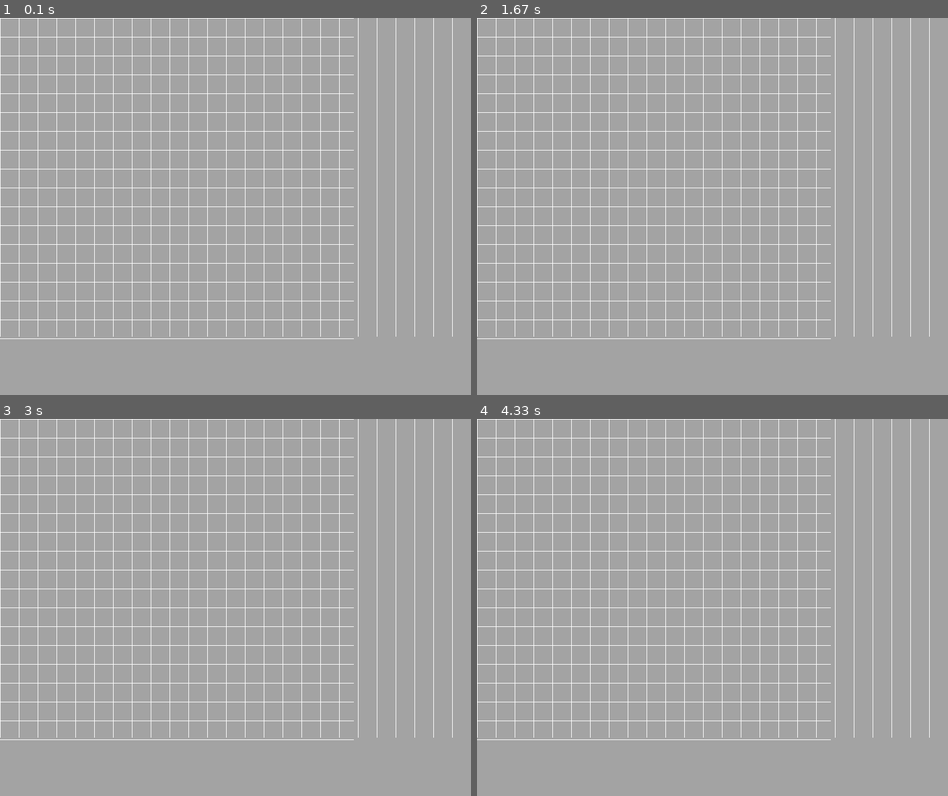
Above: before the commit, frames 1-4 (two rows, left to right).
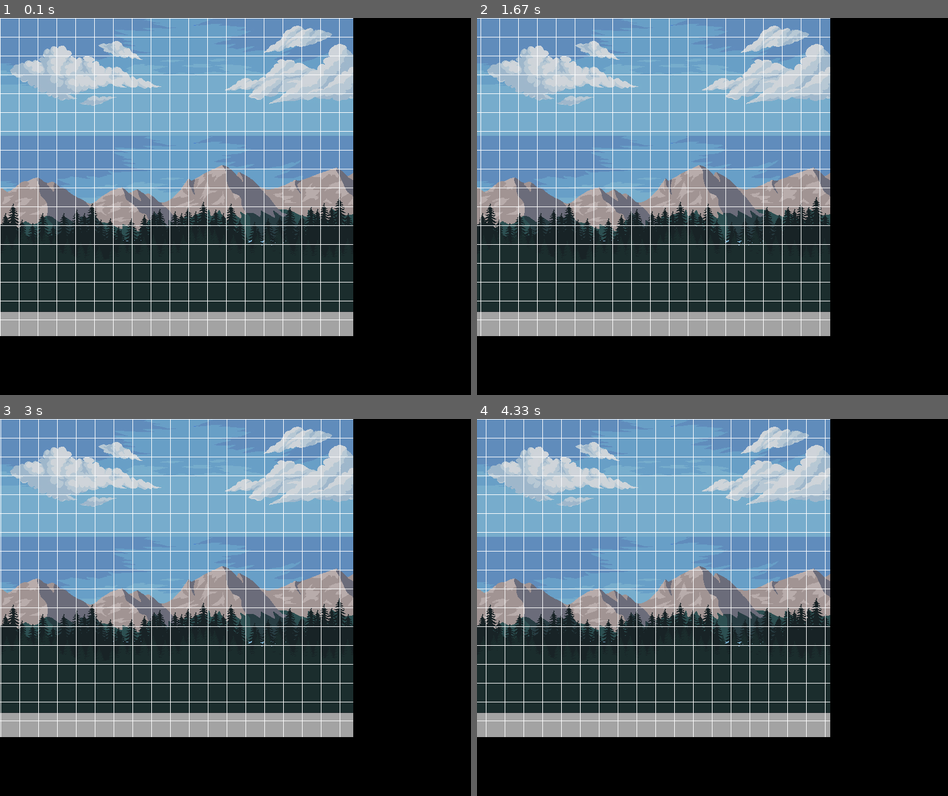
Above: after the commit, the same moments.

Repository: Mitasiek/SobotaPYGAME
Game: pygame game, started from main.py
Same seed, same stepped clock (60 frames per second), same inputs: the game is played once before the commit and once after it.
Inputs:
- Up to frame 1 (0.1 s): no input
- Up to frame 2 (1.67 s): hold Right 0.33-0.8 s; hold Right 0.83-1.3 s; hold Left from 1.33 s (still down)
- Up to frame 3 (3 s): release Left at 1.87 s; hold Left 1.9-2.3 s; hold Right 2.33-2.97 s
- Up to frame 4 (4.33 s): hold Left 3-3.47 s; hold Right 3.5-3.97 s; hold Right from 4 s (still down)

The runs differ from the first frame. In frame 1, 87% of the frame differs, in the area x 0-100%, y 0-100%; in frame 2, 90%; in frame 3, 90%; in frame 4, 90%.

Commit message:
zajecia 08.05.2021

Diff:
--- a/State/EditorState/editor.py
+++ b/State/EditorState/editor.py
@@ -11,12 +11,29 @@
         self.ROWS = (self.game.DISPLAY_WIDTH - self.SIDEMARGIN) // self.TILESIZE
         self.scrollLeft = False
         self.scrollRight = False
+        self.scroll = 0
+        self.scrollSpeed = 1
         self.keyBackspace = False
+        self.cloudImage = pygame.image.load('./Sprites/Background/sky_cloud.png').convert_alpha()
+        self.skyImage = pygame.image.load('./Sprites/Background/sky.png').convert_alpha()
+        self.skyRect = self.skyImage.get_rect()
+        self.mountainImage = pygame.image.load('./Sprites/Background/mountain2.png').convert_alpha()
+        self.mountainRect = self.mountainImage.get_rect()
+        self.pineForestImg1 = pygame.image.load('./Sprites/Background/pine2.png').convert_alpha()
+        self.pineRect1 = self.pineForestImg1.get_rect()
+        self.pineForestImg2 = pygame.image.load('./Sprites/Background/pine1.png').convert_alpha()
+        self.pineRect2 = self.pineForestImg2.get_rect()
+
     def ResetKeys(self):
         self.keyBackspace = False
     def CheckInput(self):
         if (self.keyBackspace):
             print("Backspace")
+        if (self.scrollLeft):
+            self.scroll -= 5 * self.scrollSpeed
+        if (self.scrollRight):
+            self.scroll += 5 * self.scrollSpeed
+
     def UpdateEvents(self):
         for event in pygame.event.get():
             if event.type == pygame.QUIT:
@@ -26,19 +43,39 @@
                 if event.key == pygame.K_BACKSPACE:
                     self.keyBackspace = True
                     print(self.keyBackspace)
+                if event.key == pygame.K_LEFT:
+                    self.scrollLeft = True
+                if event.key == pygame.K_RIGHT:
+                    self.scrollRight = True
+            if event.type == pygame.KEYUP:
+                if event.key == pygame.K_LEFT:
+                    self.scrollLeft = False
+                if event.key == pygame.K_RIGHT:
+                    self.scrollRight = False
     def Update(self):
         self.UpdateEvents()
         self.CheckInput()
         self.ResetKeys()
         pygame.display.update()
+    def DrawBg(self):
+        self.game.display.fill(self.game.COLORS["gray"])
+        self.game.display.blit(self.cloudImage, self.cloudImage.get_rect())
+        self.game.display.blit(self.skyImage, (self.skyRect.x, self.skyRect.y + 200))
+        self.game.display.blit(self.mountainImage, (self.mountainRect.x, self.mountainRect.y + 250))
+        self.game.display.blit(self.pineForestImg1, (self.pineRect1.x, self.pineRect1.y + 300))
+        self.game.display.blit(self.pineForestImg2, (self.pineRect2.x, self.pineRect1.y + 350))
     def DrawGrid(self):
         for i in range(self.COLS):
-            pygame.draw.line(self.game.display,self.game.COLORS["white"],(i * self.TILESIZE,0),(i*self.TILESIZE,self.game.DISPLAY_HEIGHT- self.LOWERMARGIN))
+            pygame.draw.line(self.game.display,self.game.COLORS["white"],(i * self.TILESIZE - self.scroll,0),(i*self.TILESIZE - self.scroll,self.game.DISPLAY_HEIGHT- self.LOWERMARGIN))
         for i in range(self.ROWS):
             pygame.draw.line(self.game.display,self.game.COLORS["white"],(0,i * self.TILESIZE),(self.game.DISPLAY_WIDTH - self.SIDEMARGIN,i * self.TILESIZE))
+    def DrawEditorPanel(self):
+        pygame.draw.rect(self.game.display,self.game.COLORS['black'],(self.game.DISPLAY_WIDTH - self.SIDEMARGIN,0,self.SIDEMARGIN,self.game.DISPLAY_HEIGHT + self.LOWERMARGIN))
+        pygame.draw.rect(self.game.display,self.game.COLORS["black"],(0,self.game.DISPLAY_HEIGHT - self.LOWERMARGIN,self.game.DISPLAY_WIDTH,self.game.DISPLAY_HEIGHT - self.LOWERMARGIN))
     def Render(self):
-        self.game.display.fill(self.game.COLORS["gray"])
+        self.DrawBg()
         self.DrawGrid()
+        self.DrawEditorPanel()
         self.BlitScreen()
     def DisplayState(self):
         print("Jestem w edytorze.")
Binary file added: Sprites/Background/cloud.png
Binary file added: Sprites/Background/mountain2.png
Binary file added: Sprites/Background/pine1.png
Binary file added: Sprites/Background/pine2.png
Binary file added: Sprites/Background/sky.png
Binary file added: Sprites/Background/sky_cloud.png
